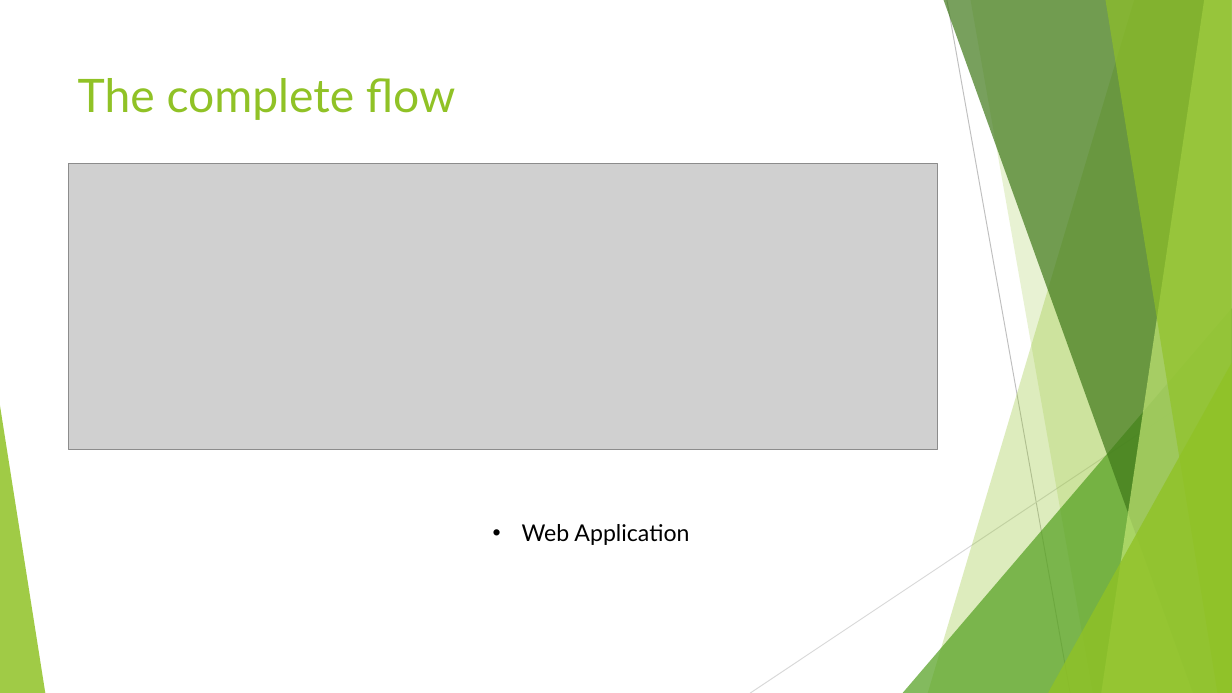
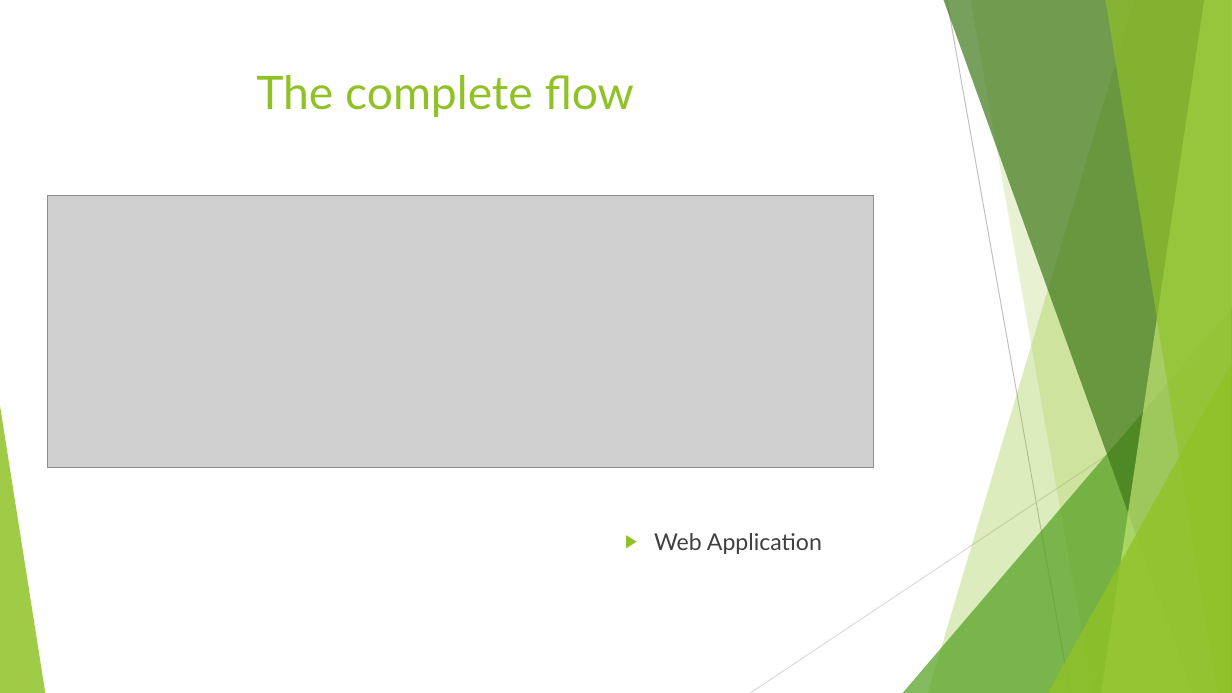
Before and after one commit to LuigiSigillo/NextRoom, a slide deck: slide 13 of Presentations/First presentation.pptx. Drawn at 1232x693 pixels with LibreOffice and Linux fonts; fonts in the diff are those of the drawing; grey boxes stand for pictures. Boxes give left, top, right and bottom in pixels: in the first picture for what was removed or moved away, otherwise in the second. Text is boxed around its words. In the diff, an @@ line names an element or a change of style, - is before the commit and + after.

```diff
--- a/Presentations/First presentation.pptx
+++ b/Presentations/First presentation.pptx
@@ title "The complete flow": place and size @@
-title "The complete flow" at <box>78,78,455,120</box>
+title "The complete flow" at <box>256,75,634,117</box>
@@ title "The complete flow" at <box>256,75,634,117</box>: alignment left to centre; vertical alignment top to middle @@
@@ picture: place and size @@
-picture at <box>68,164,937,450</box>
+picture at <box>48,195,873,468</box>
@@ text "Web Application": place and size @@
-text "Web Application" at <box>522,524,689,545</box>
+text "Web Application" at <box>654,533,822,554</box>
@@ text "Web Application" at <box>654,533,822,554</box>: text colour #000000 to #404040; bullet • to ▶; more space between paragraphs @@
```
Also in this commit, not shown: 4 other slides changed.
